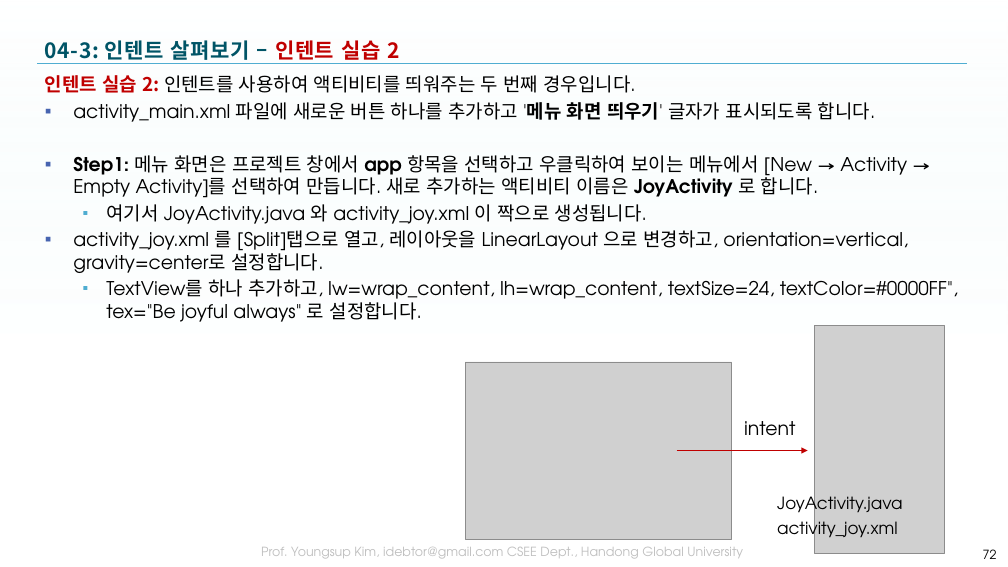
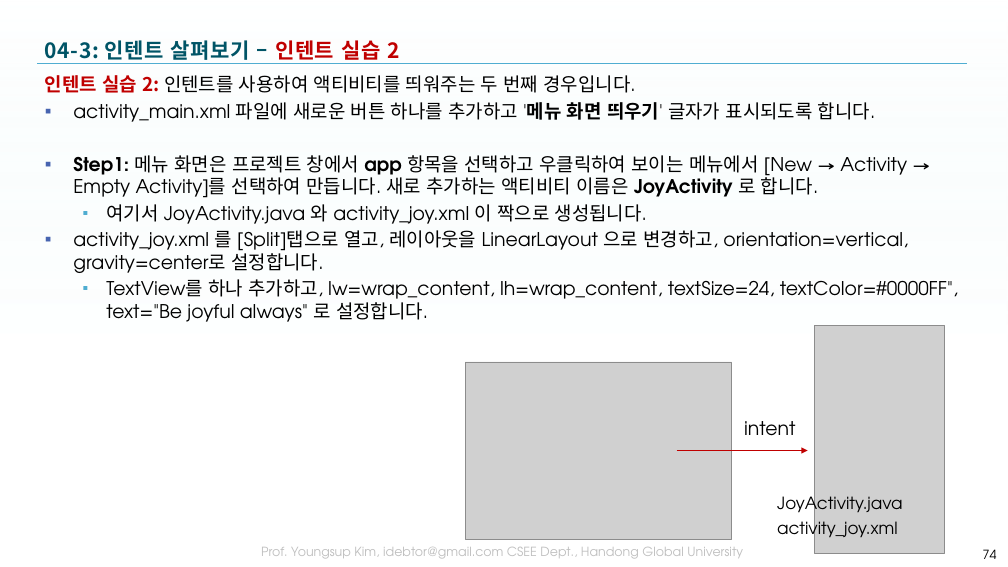
Before and after one commit to tae7841/HuStarAS, a slide deck: slide 74 of ppts/04Activity.pptx (slide 72 before the commit). Drawn at 1008x567 pixels with LibreOffice and Linux fonts; fonts in the diff are those of the drawing; grey boxes stand for pictures; background and template pictures are left out. Boxes give left, top, right and bottom in pixels: in the first picture for what was removed or moved away, otherwise in the second. Text is boxed around its words. In the diff, an @@ line names an element or a change of style, - is before the commit and + after.

```diff
--- a/ppts/04Activity.pptx
+++ b/ppts/04Activity.pptx
@@ text at [106, 279, 958, 322]: text changed @@
-  ▪ TextView를 하나 추가하고, lw=wrap_content, lh=wrap_content, textSize=24, textColor=#0000FF", tex="Be joyful always" 로 설정합니다.
+  ▪ TextView를 하나 추가하고, lw=wrap_content, lh=wrap_content, textSize=24, textColor=#0000FF", text="Be joyful always" 로 설정합니다.
@@ page number at [983, 549, 997, 559]: text changed @@
-72
+74
```
Also in this commit, not shown: 8 other slides changed, 15 slides added.
